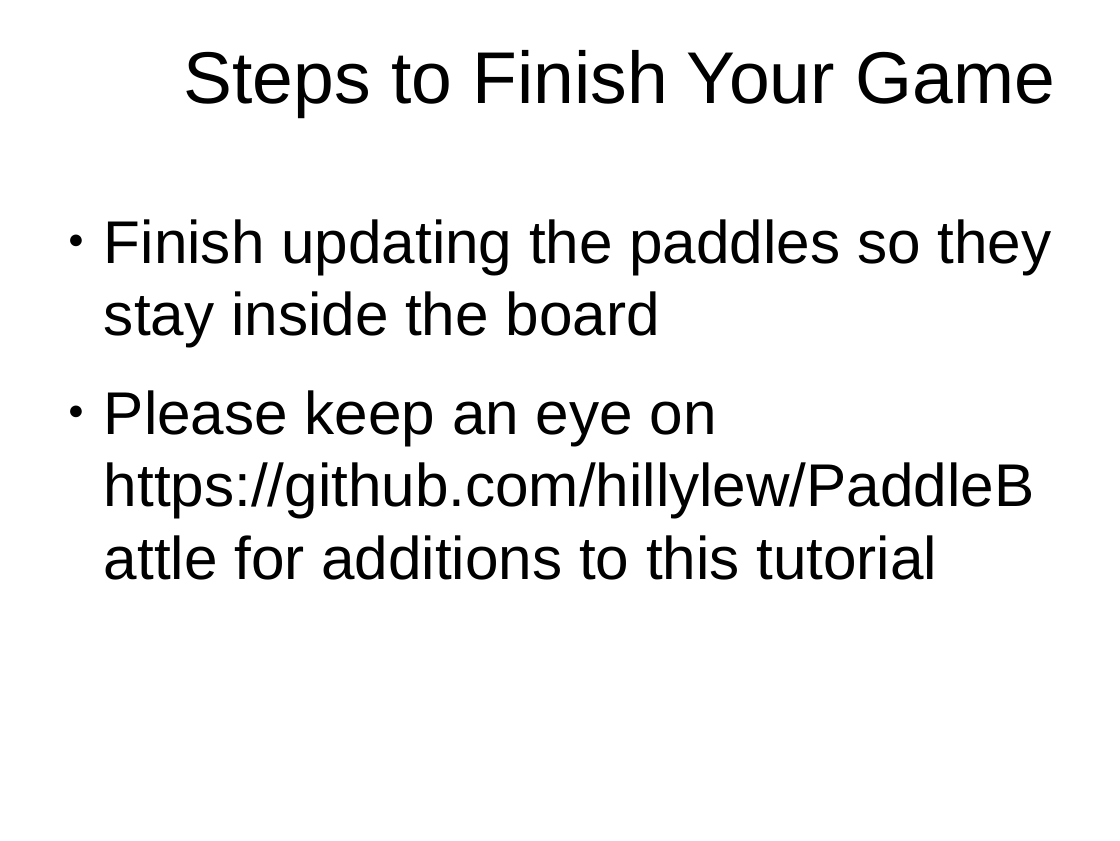
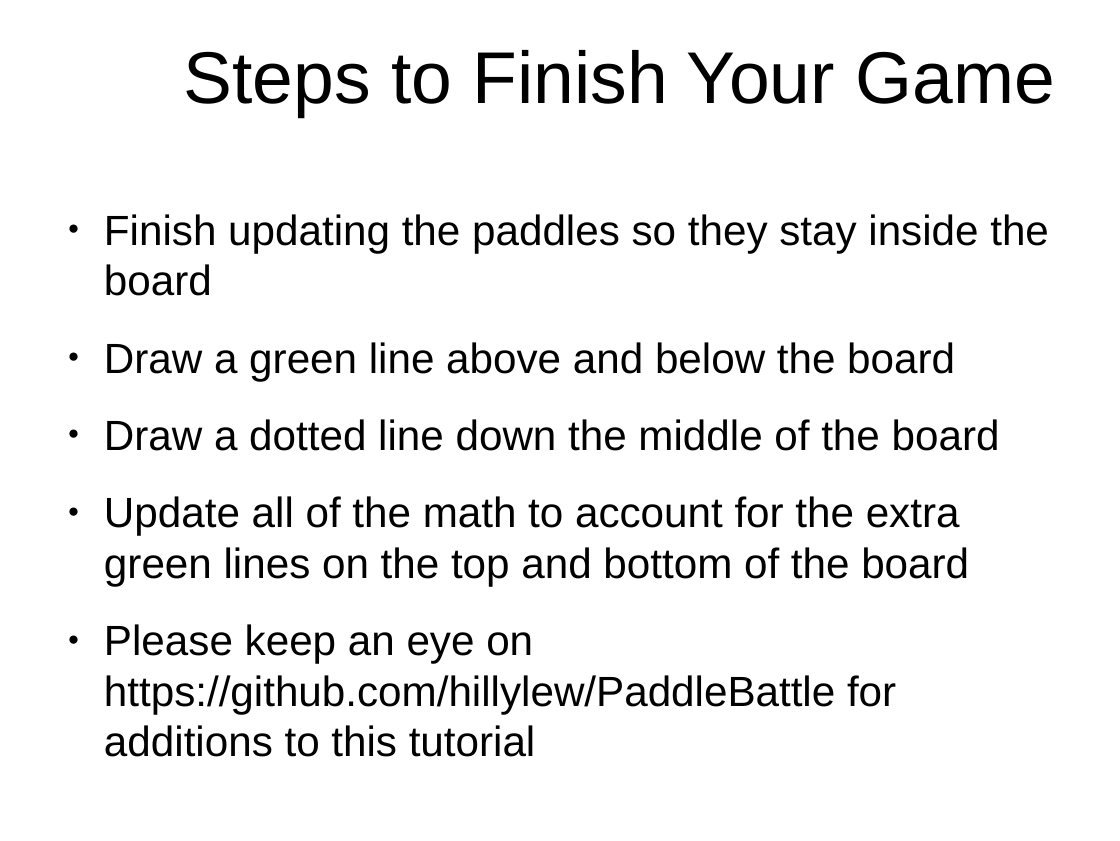
Before and after one commit to hillylew/PaddleBattle, a slide deck: slide 30 of PaddleBattle - Explorathon.odp. Drawn at 1120x841 pixels with LibreOffice and Linux fonts; fonts in the diff are those of the drawing; background and template pictures are left out. Boxes give left, top, right and bottom in pixels: in the first picture for what was removed or moved away, otherwise in the second. Text is boxed around its words. In the diff, an @@ line names an element or a change of style, - is before the commit and + after.

Commit message:
Updates to the JS to make drawing the board a bit easier; formatting of presentationg

```diff
--- a/PaddleBattle - Explorathon.odp
+++ b/PaddleBattle - Explorathon.odp
@@ text at (104,214,1049,714): size 42.7 to 29.9 pt in "Finish updating the paddles so they stay ...", "Please keep an eye on https://github.com/hillylew/PaddleBatt ..." @@
@@ text at (104,342,1000,586): paragraphs added @@
+● Draw a green line above and below the board
+● Draw a dotted line down the middle of the board
+● Update all of the math to account for the extra green lines on the top and bottom of the board
```
Also in this commit, not shown: 18 other slides changed, 3 other files.
